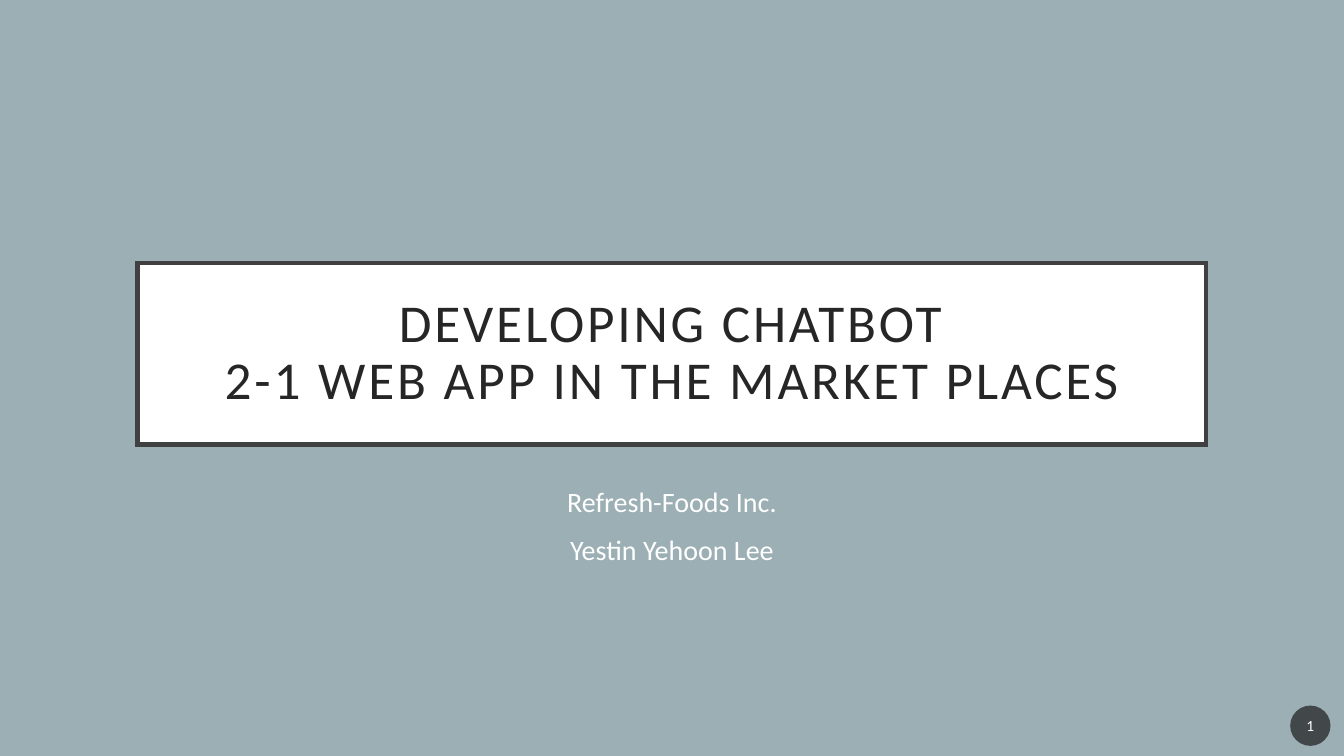
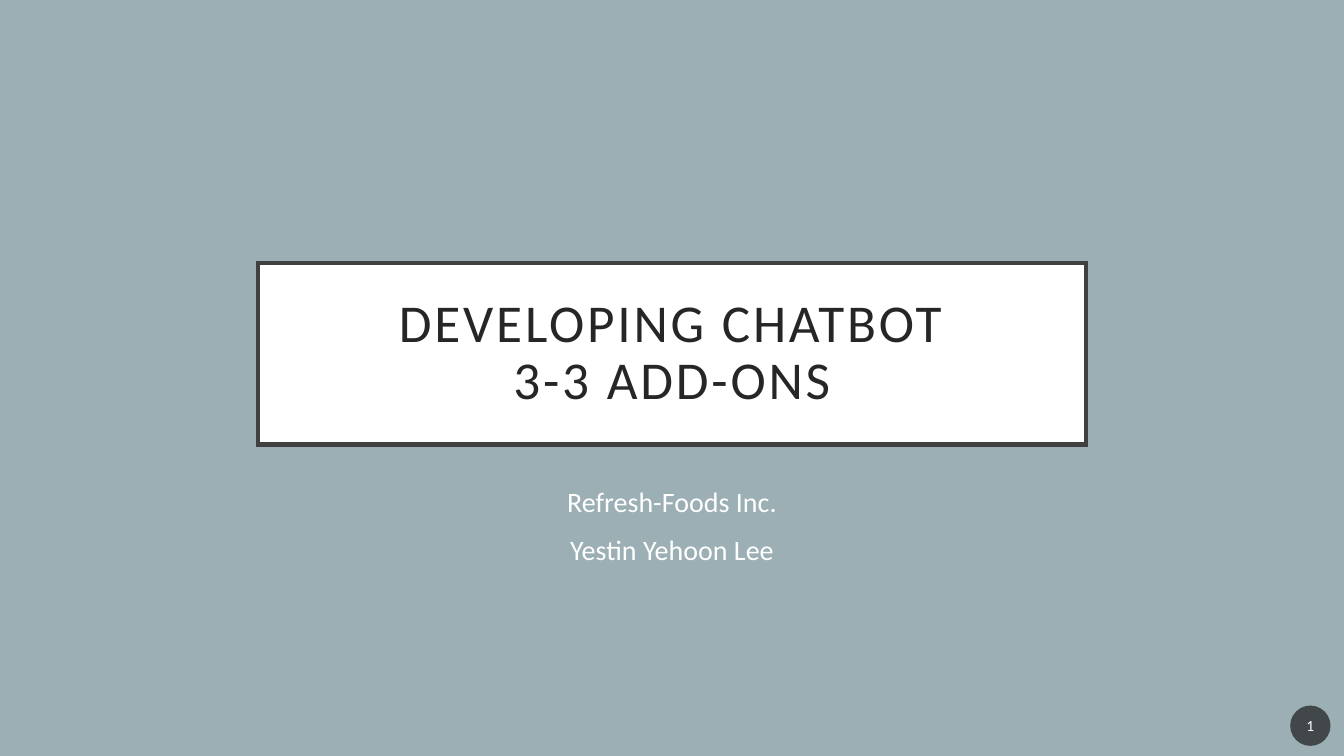
Before and after one commit to YehoonLee3/ChatBotCourse, a slide deck: slide 1 of 3-3 Add-ons.pptx. Drawn at 1344x756 pixels with LibreOffice and Linux fonts; fonts in the diff are those of the drawing. Boxes give left, top, right and bottom in pixels: in the first picture for what was removed or moved away, otherwise in the second. Text is boxed around its words. In the diff, an @@ line names an element or a change of style, - is before the commit and + after.

```diff
--- a/3-3 Add-ons.pptx
+++ b/3-3 Add-ons.pptx
@@ title "DEVELOPING CHATBOT 3-3 ADD-ONS": place and size @@
-title "DEVELOPING CHATBOT 3-3 ADD-ONS" at [137, 263, 1206, 445]
+title "DEVELOPING CHATBOT 3-3 ADD-ONS" at [258, 263, 1087, 445]
@@ title at [399, 307, 942, 400]: text changed @@
-DEVELOPING CHATBOT
-2-1 WEB APP IN THE MARKET PLACES
+DEVELOPING CHATBOT
+3-3 ADD-ONS
```
Also in this commit, not shown: 6 other files.
